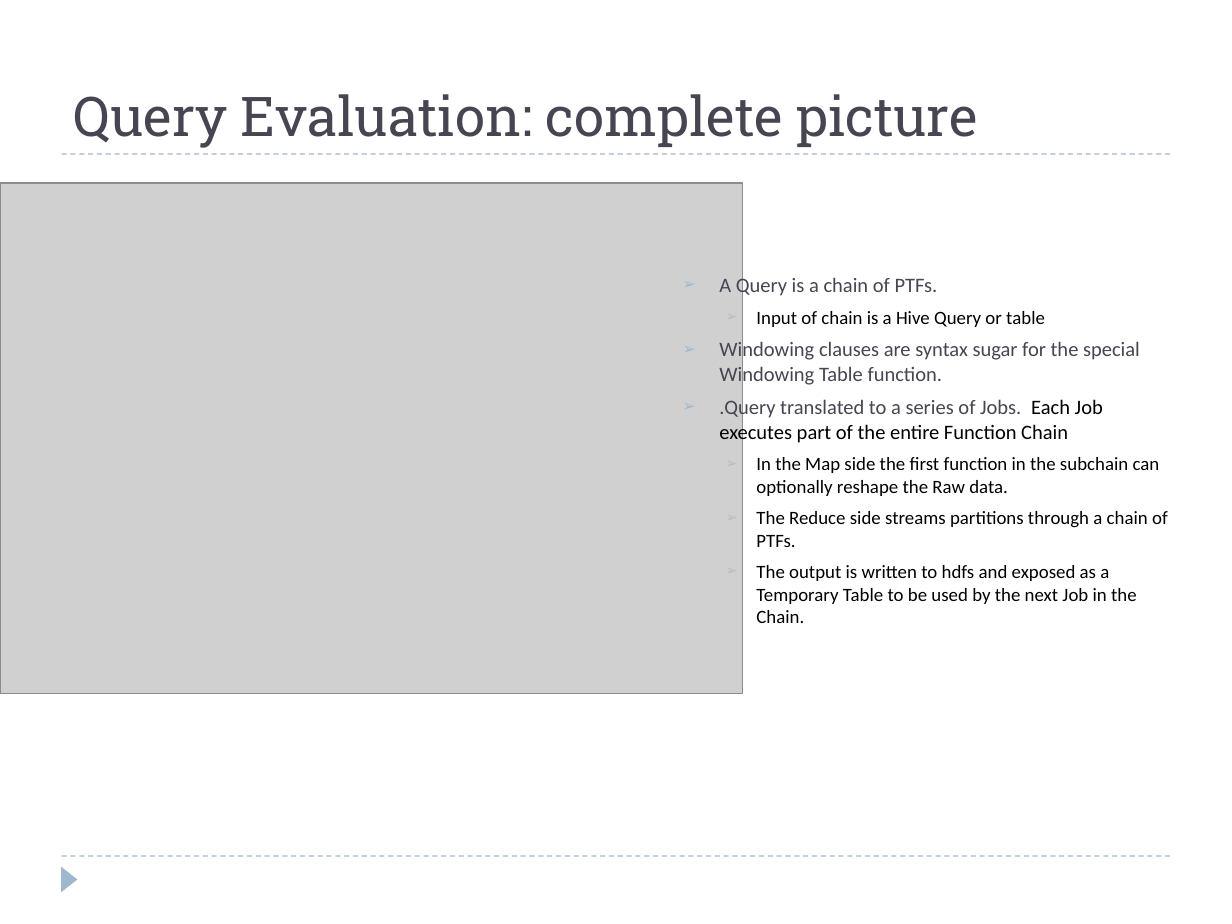
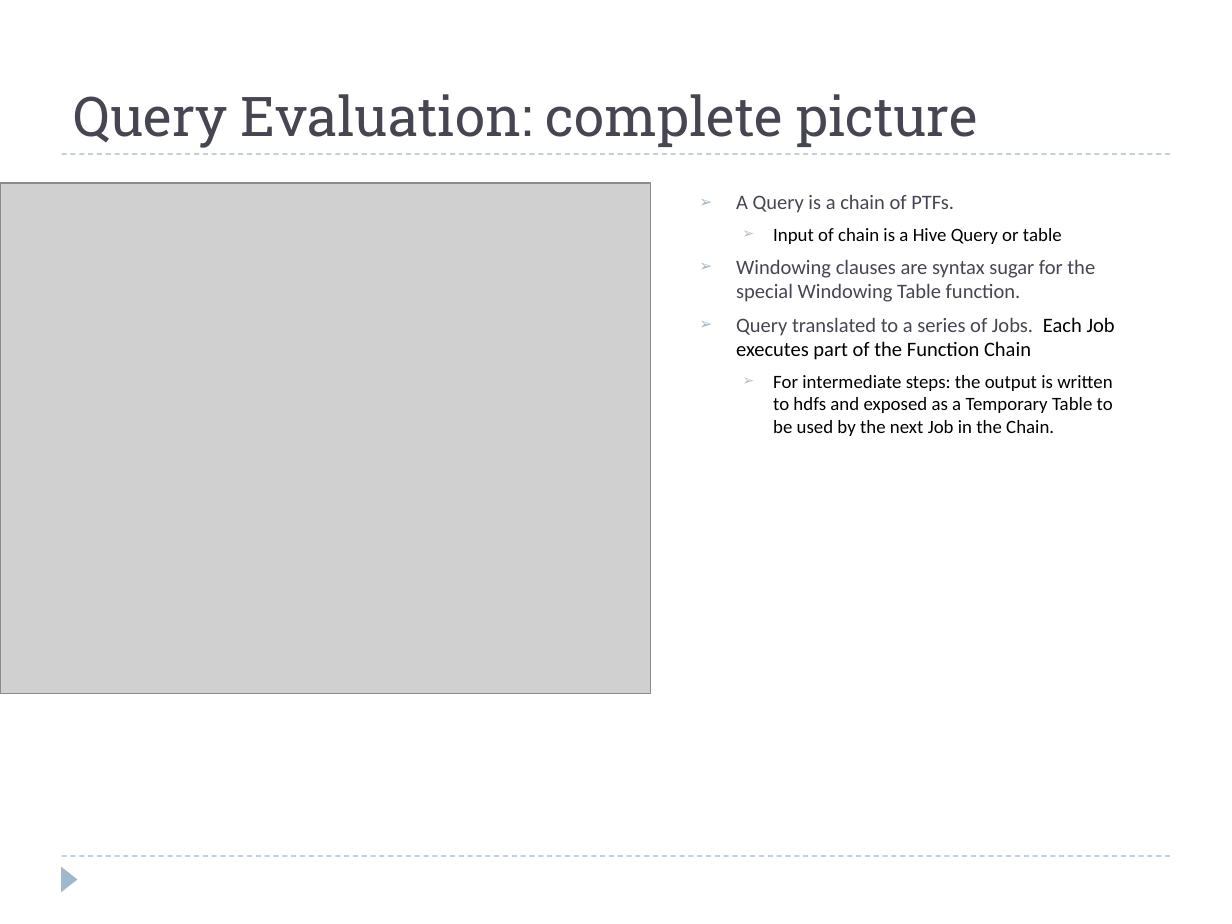
Before and after one commit to hbutani/SQLWindowing, a slide deck: slide 19 of docs/SQW.ppt. Drawn at 1232x924 pixels with LibreOffice and Linux fonts; fonts in the diff are those of the drawing; grey boxes stand for pictures. Boxes give left, top, right and bottom in pixels: in the first picture for what was removed or moved away, otherwise in the second. Text is boxed around its words. In the diff, an @@ line names an element or a change of style, - is before the commit and + after.

```diff
--- a/docs/SQW.ppt
+++ b/docs/SQW.ppt
@@ picture: place and size @@
-picture at <box>0,184,743,694</box>
+picture at <box>0,184,650,694</box>
@@ text "A Query is a chain ...": place and size @@
-text "A Query is a chain ..." at <box>719,275,1168,623</box>
+text "A Query is a chain ..." at <box>736,194,1115,436</box>
@@ text at <box>736,317,1115,436</box>: text changed @@
-  ➢ .Query translated to a series of Jobs. Each Job executes part of the entire Function Chain
-    ➢ In the Map side the first function in the subchain can optionally reshape the Raw data.
-    ➢ The Reduce side streams partitions through a chain of PTFs.
-    ➢ The output is written to hdfs and exposed as a Temporary Table to be used by the next Job in the Chain.
+  ➢ Query translated to a series of Jobs. Each Job executes part of the Function Chain
+    ➢ For intermediate steps: the output is written to hdfs and exposed as a Temporary Table to be used by the next Job in the Chain.
```
Also in this commit, not shown: 16 other slides changed, 5 slides added.
